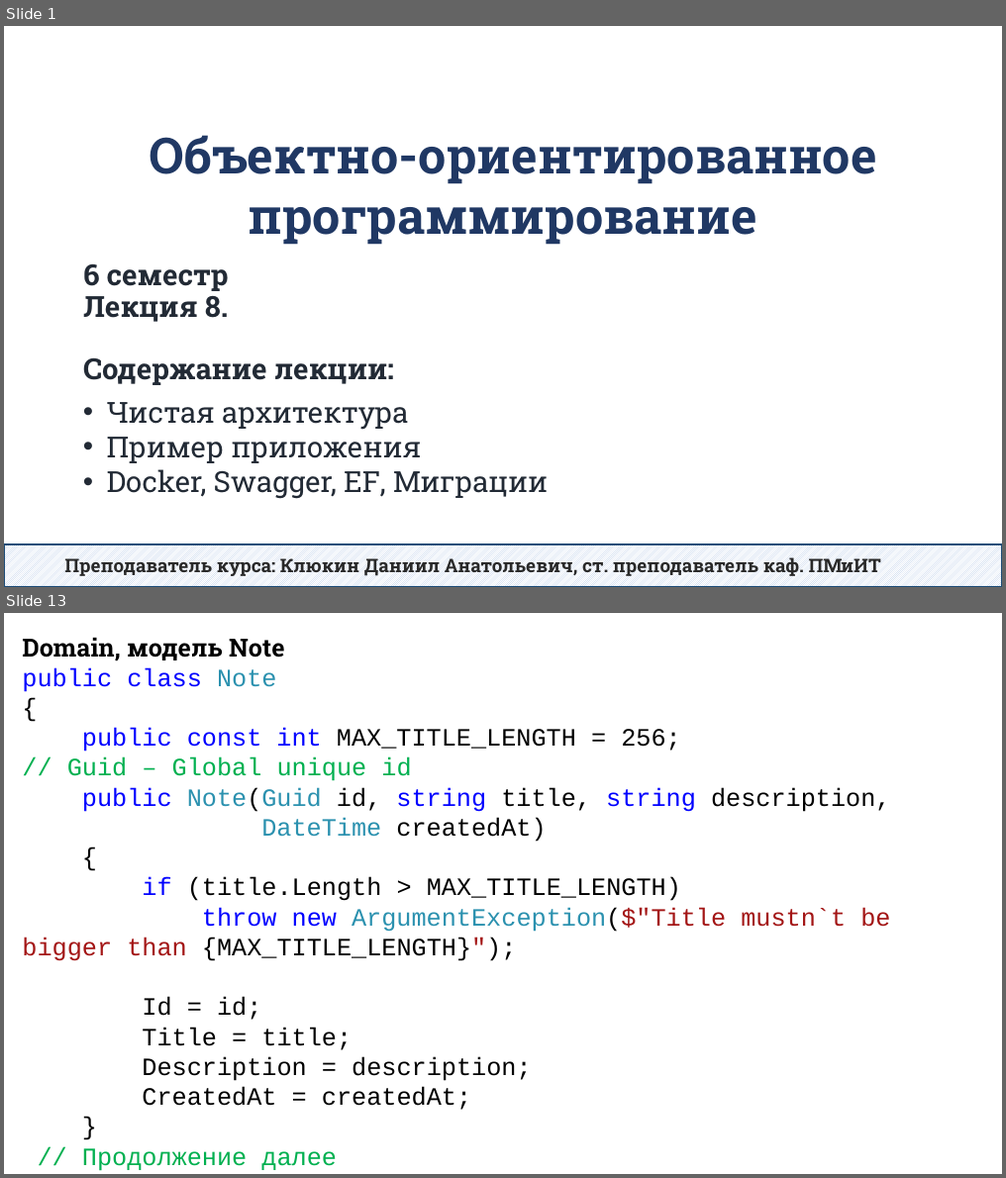
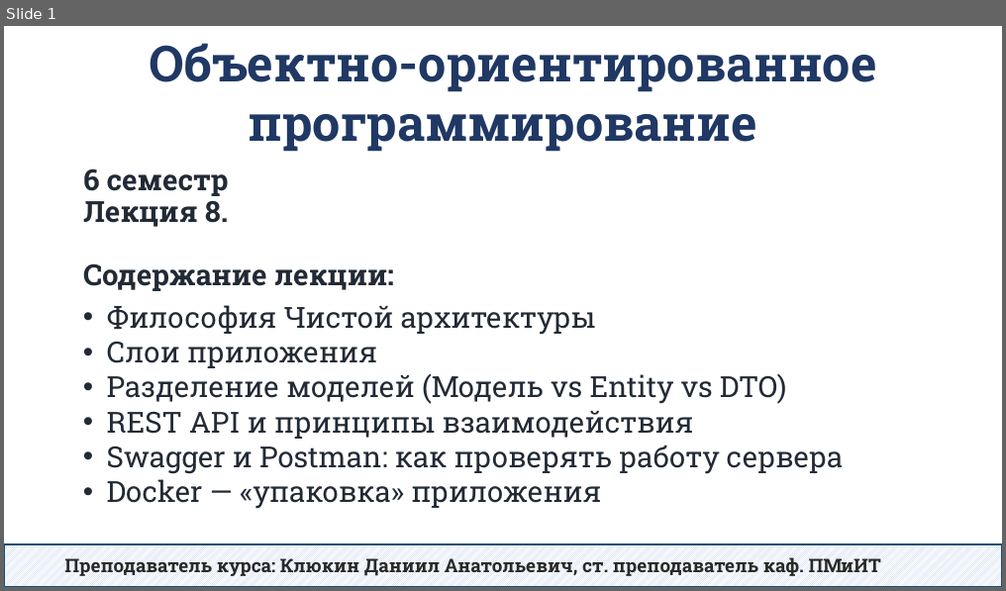
Before and after one commit to DaniilKlyukin/OOP-6, a slide deck: Лекции/ООП 2 лек 8.pptx. Shown one above the other, each under a label of ours: slides 1 and 13 before the commit, slide 1 after it; the slides between them are not shown. The pictures are 1006x1178 and 1006x591 pixels, drawn with LibreOffice and Linux fonts; fonts in the diff are those of the drawing. Boxes give left, top, right and bottom in pixels: in the first picture for what was removed or moved away, otherwise in the second. Text is boxed around its words. In the diff, an @@ line names an element or a change of style, - is before the commit and + after.

```diff
--- a/Лекции/ООП 2 лек 8.pptx
+++ b/Лекции/ООП 2 лек 8.pptx
@@ slide 13 removed at (x1=4, y1=613, x2=1002, y2=1174), background #FFFFFF @@
@@ text removed at (x1=22, y1=637, x2=891, y2=1171) @@
-Domain, модель Note
-public class Note
-{
-public const int MAX_TITLE_LENGTH = 256;
-// Guid – Global unique id
-public Note(Guid id, string title, string description,
-DateTime createdAt)
-{
-if (title.Length > MAX_TITLE_LENGTH)
-throw new ArgumentException($"Title mustn`t be bigger than {MAX_TITLE_LENGTH}");
-Id = id;
-Title = title;
-Description = description;
-CreatedAt = createdAt;
-}
-// Продолжение далее
@@ slide 1 changed as well @@
@@ text "Объектно-ориентированное программирование" moved from (x1=149, y1=135, x2=876, y2=245) to (x1=149, y1=43, x2=876, y2=152) @@
@@ title "6 семестр Лекция 8. Содержание ..." moved from (x1=83, y1=264, x2=394, y2=385) to (x1=83, y1=169, x2=394, y2=291) @@
@@ text at (x1=107, y1=305, x2=843, y2=509): text changed @@
-• Чистая архитектура
-• Пример приложения
-• Docker, Swagger, EF, Миграции
+• Философия Чистой архитектуры
+• Слои приложения
+• Разделение моделей (Модель vs Entity vs DTO)
+• REST API и принципы взаимодействия
+• Swagger и Postman: как проверять работу сервера
+• Docker — «упаковка» приложения
```
Also in this commit, not shown: 1 other slide changed, 7 slides added, 84 other slides removed.
